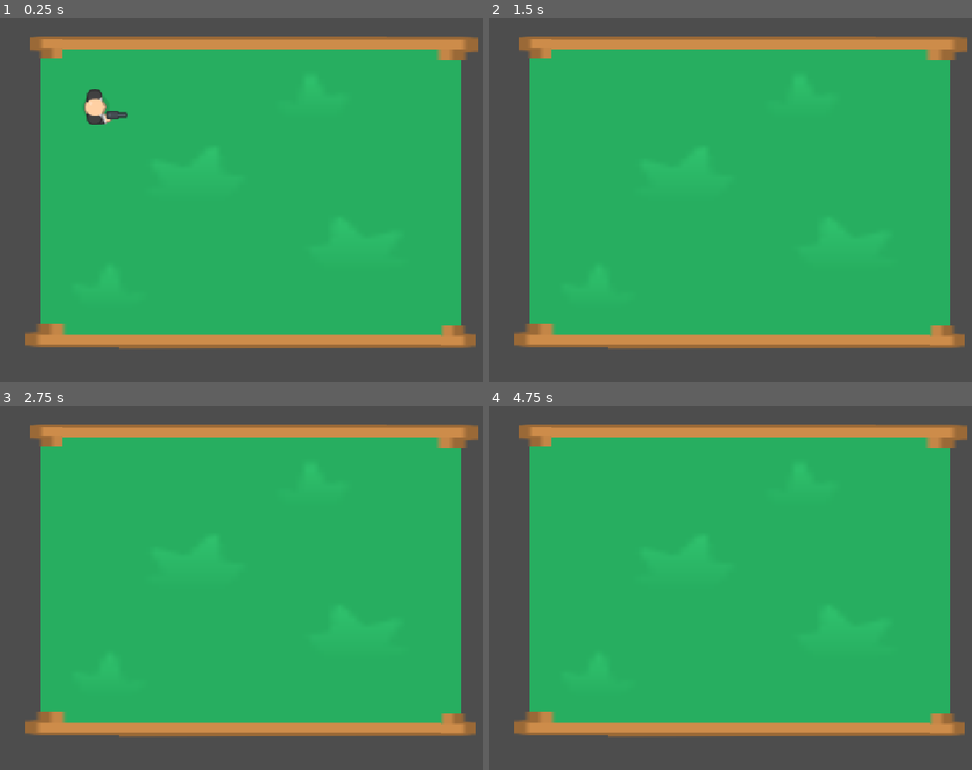
Above: before the commit, frames 1-4 (two rows, left to right).
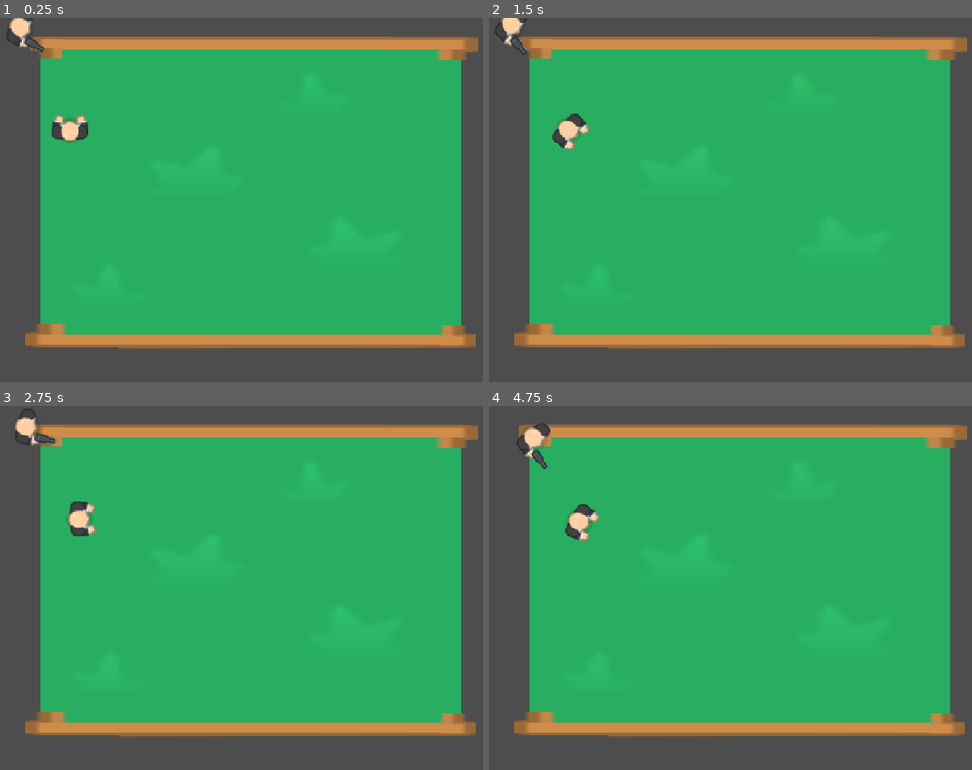
Above: after the commit, the same moments.

Repository: Gafas3103/DeathPixelHLM
Game: Godot game, scene res://Scenes/Main.tscn
Two runs of this game, one before a commit and one after it. Both use one fixed random seed, a clock stepped at 60 frames per second and the inputs below.
Inputs (mouse positions are in pixels of both pictures, inside the frame that each line leads up to):
- Up to frame 1 (0.25 s): no input
- Up to frame 2 (1.5 s): move the mouse to (938, 181) at 0.52 s; hold D (move_right, bound only after the commit) from 0.53 s (still down); tap E (action, bound only after the commit) at 0.6, 1.35 s; tap Up (ui_up) at 0.77 s; move the mouse to (667, 218) at 1.27 s
- Up to frame 3 (2.75 s): tap Up (ui_up) at 1.52 s; tap Enter at 2 s; move the mouse to (371, 507) at 2.02 s; release D (move_right, bound only after the commit) at 2.03 s; hold A (move_left, bound only after the commit) from 2.03 s (still down); tap E (action, bound only after the commit) at 2.1 s
- Up to frame 4 (4.75 s): tap Space at 2.75, 4.25 s; move the mouse to (764, 660) at 2.77 s; release A (move_left, bound only after the commit) at 2.78 s; hold D (move_right, bound only after the commit) 2.78-4.28 s; tap E (action, bound only after the commit) at 2.85, 3.6, 4.35 s; tap Up (ui_up) at 3.02, 3.77, 4.52 s; tap Enter at 3.5 s; move the mouse to (outside the picture) at 3.52 s; move the mouse to (604, 533) at 4.27 s; hold A (move_left, bound only after the commit) from 4.28 s (still down)

The runs differ from the first frame. In frame 1, 1.3% of the frame differs, in the area x 1-27%, y 0-35%; in frame 2, 0.7%; in frame 3, 0.8%; in frame 4, 0.9%.

Commit message:
PJ movmiento mouse
PJ movmiento mouse

Diff:
--- a/HLM/Scenes/Main.tscn
+++ b/HLM/Scenes/Main.tscn
@@ -2,11 +2,15 @@
 
 [ext_resource type="PackedScene" uid="uid://2jn012ug35uk" path="res://Scenes/Mapa.tscn" id="1_idj7w"]
 [ext_resource type="PackedScene" uid="uid://b0o75fl3i6b1f" path="res://Scenes/Player.tscn" id="2_kln2b"]
+[ext_resource type="PackedScene" uid="uid://hwg774aue88k" path="res://Scenes/Second.tscn" id="2_rgh2o"]
 
 [node name="Main" type="Node2D" unique_id=1782460867]
 
 [node name="Mapa" parent="." unique_id=599430471 instance=ExtResource("1_idj7w")]
 position = Vector2(-14, -21)
 
+[node name="Holding" parent="." unique_id=2128514845 instance=ExtResource("2_rgh2o")]
+position = Vector2(149.99998, 197.99998)
+
 [node name="Node2D" parent="." unique_id=306756518 instance=ExtResource("2_kln2b")]
 position = Vector2(77, 25)
--- a/HLM/Scenes/Player.tscn
+++ b/HLM/Scenes/Player.tscn
@@ -5,27 +5,26 @@
 [sub_resource type="GDScript" id="GDScript_rpqav"]
 script/source = "extends CharacterBody2D
 
+@export var speed: float = 300.0
+@export var is_active: bool = false
 
-const SPEED = 300.0
-const JUMP_VELOCITY = -400.0
+func _physics_process(delta):
+	if Input.is_action_just_pressed(\"action\"):
+		is_active = not is_active
 
+	if is_active:
+		look_at(get_global_mouse_position())
 
-func _physics_process(delta: float) -> void:
-	# Add the gravity.
-	if not is_on_floor():
-		velocity += get_gravity() * delta
+		var direction = Vector2.ZERO
 
-	# Handle jump.
-	if Input.is_action_just_pressed(\"ui_accept\") and is_on_floor():
-		velocity.y = JUMP_VELOCITY
+		if Input.is_action_pressed(\"move_up\"):
+			direction = transform.x
+		elif Input.is_action_pressed(\"move_down\"):
+			direction = -transform.x
 
-	# Get the input direction and handle the movement/deceleration.
-	# As good practice, you should replace UI actions with custom gameplay actions.
-	var direction := Input.get_axis(\"ui_left\", \"ui_right\")
-	if direction:
-		velocity.x = direction * SPEED
+		velocity = direction * speed
 	else:
-		velocity.x = move_toward(velocity.x, 0, SPEED)
+		velocity = Vector2.ZERO
 
 	move_and_slide()
 "
@@ -36,14 +35,13 @@
 [node name="Node2D" type="Node2D" unique_id=306756518]
 
 [node name="CharacterBody2D" type="CharacterBody2D" parent="." unique_id=743168237]
-position = Vector2(52, 35)
+rotation = -1.5695361
 script = SubResource("GDScript_rpqav")
+is_active = true
 
 [node name="Sprite2D" type="Sprite2D" parent="CharacterBody2D" unique_id=426385014]
-position = Vector2(84, 70)
 scale = Vector2(1.5, 1.5)
 texture = ExtResource("1_xhfnw")
 
 [node name="CollisionShape2D" type="CollisionShape2D" parent="CharacterBody2D" unique_id=578950653]
-position = Vector2(71, 70)
 shape = SubResource("RectangleShape2D_sbqex")
--- a/HLM/Scenes/Second.tscn
+++ b/HLM/Scenes/Second.tscn
@@ -1,3 +1,22 @@
 [gd_scene format=3 uid="uid://hwg774aue88k"]
 
-[node name="Second" type="Node2D" unique_id=2128514845]
+[ext_resource type="Texture2D" uid="uid://xjmvhq01aeo4" path="res://Assest/hitman1_hold.png" id="1_dwdkg"]
+[ext_resource type="Script" uid="uid://d1rk30cqvhtk6" path="res://Scripts/HoldMovement.gd" id="1_va0f5"]
+
+[sub_resource type="RectangleShape2D" id="RectangleShape2D_sbqex"]
+size = Vector2(44.41135, 5.8963823)
+
+[node name="Holding" type="Node2D" unique_id=2128514845]
+scale = Vector2(1.006357, 0.97248584)
+
+[node name="CharacterBody2D" type="CharacterBody2D" parent="." unique_id=1399873289]
+rotation = -1.5600598
+script = ExtResource("1_va0f5")
+
+[node name="Sprite2D" type="Sprite2D" parent="CharacterBody2D" unique_id=1238011605]
+scale = Vector2(1.5, 1.5)
+texture = ExtResource("1_dwdkg")
+
+[node name="CollisionShape2D" type="CollisionShape2D" parent="CharacterBody2D" unique_id=1235699500]
+scale = Vector2(1.1483551, 11.023711)
+shape = SubResource("RectangleShape2D_sbqex")
--- /dev/null
+++ b/HLM/Scripts/HoldMovement.gd
@@ -0,0 +1,24 @@
+extends CharacterBody2D
+
+@export var speed: float = 300.0
+@export var is_active: bool = false
+
+func _physics_process(delta):
+	if Input.is_action_just_pressed("action"):
+		is_active = not is_active
+
+	if is_active:
+		look_at(get_global_mouse_position())
+
+		var direction = Vector2.ZERO
+
+		if Input.is_action_pressed("move_up"):
+			direction = transform.x
+		elif Input.is_action_pressed("move_down"):
+			direction = -transform.x
+
+		velocity = direction * speed
+	else:
+		velocity = Vector2.ZERO
+
+	move_and_slide()
--- a/HLM/project.godot
+++ b/HLM/project.godot
@@ -30,6 +30,44 @@
 , Object(InputEventKey,"resource_local_to_scene":false,"resource_name":"","device":16,"window_id":0,"alt_pressed":false …(186 unchanged characters)…
 ]
 }
+move_up={
+"deadzone": 0.2,
+"events": [Object(InputEventKey,"resource_local_to_scene":false,"resource_name":"","device":-1,"window_id":0,"alt_pressed":false,"shift_pressed":false,"ctrl_pressed":false,"meta_pressed":false,"pressed":false,"keycode":0,"physical_keycode":87,"key_label":0,"unicode":119,"location":0,"echo":false,"script":null)
+, Object(InputEventKey,"resource_local_to_scene":false,"resource_name":"","device":-1,"window_id":0,"alt_pressed":false,"shift_pressed":false,"ctrl_pressed":false,"meta_pressed":false,"pressed":false,"keycode":0,"physical_keycode":4194320,"key_label":0,"unicode":0,"location":0,"echo":false,"script":null)
+]
+}
+mode_down={
+"deadzone": 0.2,
+"events": []
+}
+move_left={
+"deadzone": 0.2,
+"events": [Object(InputEventKey,"resource_local_to_scene":false,"resource_name":"","device":-1,"window_id":0,"alt_pressed":false,"shift_pressed":false,"ctrl_pressed":false,"meta_pressed":false,"pressed":false,"keycode":0,"physical_keycode":65,"key_label":0,"unicode":97,"location":0,"echo":false,"script":null)
+, Object(InputEventKey,"resource_local_to_scene":false,"resource_name":"","device":-1,"window_id":0,"alt_pressed":false,"shift_pressed":false,"ctrl_pressed":false,"meta_pressed":false,"pressed":false,"keycode":0,"physical_keycode":4194319,"key_label":0,"unicode":0,"location":0,"echo":false,"script":null)
+]
+}
+move_right={
+"deadzone": 0.2,
+"events": [Object(InputEventKey,"resource_local_to_scene":false,"resource_name":"","device":-1,"window_id":0,"alt_pressed":false,"shift_pressed":false,"ctrl_pressed":false,"meta_pressed":false,"pressed":false,"keycode":0,"physical_keycode":68,"key_label":0,"unicode":100,"location":0,"echo":false,"script":null)
+, Object(InputEventKey,"resource_local_to_scene":false,"resource_name":"","device":-1,"window_id":0,"alt_pressed":false,"shift_pressed":false,"ctrl_pressed":false,"meta_pressed":false,"pressed":false,"keycode":0,"physical_keycode":4194321,"key_label":0,"unicode":0,"location":0,"echo":false,"script":null)
+]
+}
+action={
+"deadzone": 0.2,
+"events": [Object(InputEventKey,"resource_local_to_scene":false,"resource_name":"","device":-1,"window_id":0,"alt_pressed":false,"shift_pressed":false,"ctrl_pressed":false,"meta_pressed":false,"pressed":false,"keycode":0,"physical_keycode":69,"key_label":0,"unicode":101,"location":0,"echo":false,"script":null)
+]
+}
+move_down={
+"deadzone": 0.2,
+"events": [Object(InputEventKey,"resource_local_to_scene":false,"resource_name":"","device":-1,"window_id":0,"alt_pressed":false,"shift_pressed":false,"ctrl_pressed":false,"meta_pressed":false,"pressed":false,"keycode":0,"physical_keycode":83,"key_label":0,"unicode":115,"location":0,"echo":false,"script":null)
+, Object(InputEventKey,"resource_local_to_scene":false,"resource_name":"","device":-1,"window_id":0,"alt_pressed":false,"shift_pressed":false,"ctrl_pressed":false,"meta_pressed":false,"pressed":false,"keycode":0,"physical_keycode":4194322,"key_label":0,"unicode":0,"location":0,"echo":false,"script":null)
+]
+}
+shoot={
+"deadzone": 0.2,
+"events": [Object(InputEventMouseButton,"resource_local_to_scene":false,"resource_name":"","device":-1,"window_id":0,"alt_pressed":false,"shift_pressed":false,"ctrl_pressed":false,"meta_pressed":false,"button_mask":1,"position":Vector2(216, 14),"global_position":Vector2(225, 62),"factor":1.0,"button_index":1,"canceled":false,"pressed":true,"double_click":false,"script":null)
+]
+}
 
 [physics]
 
Not shown, added: HLM/Scripts/HoldMovement.gd.uid
